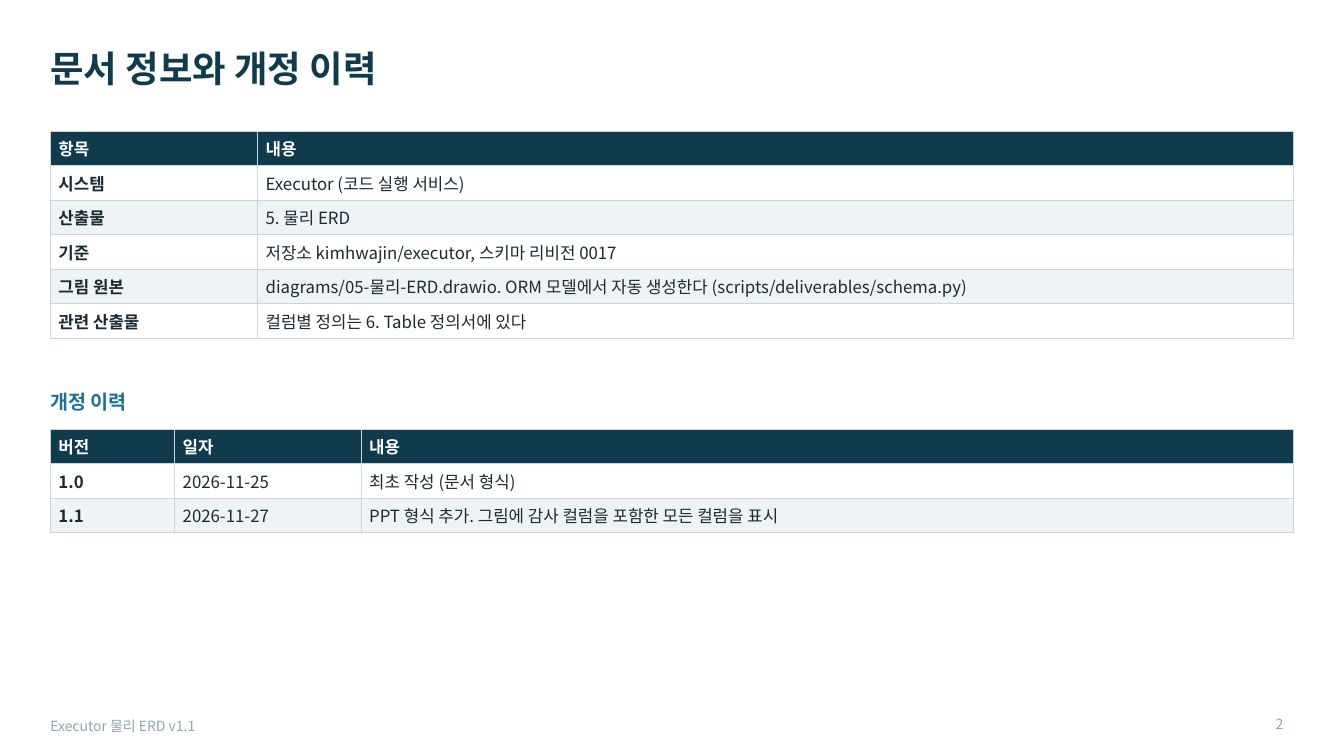
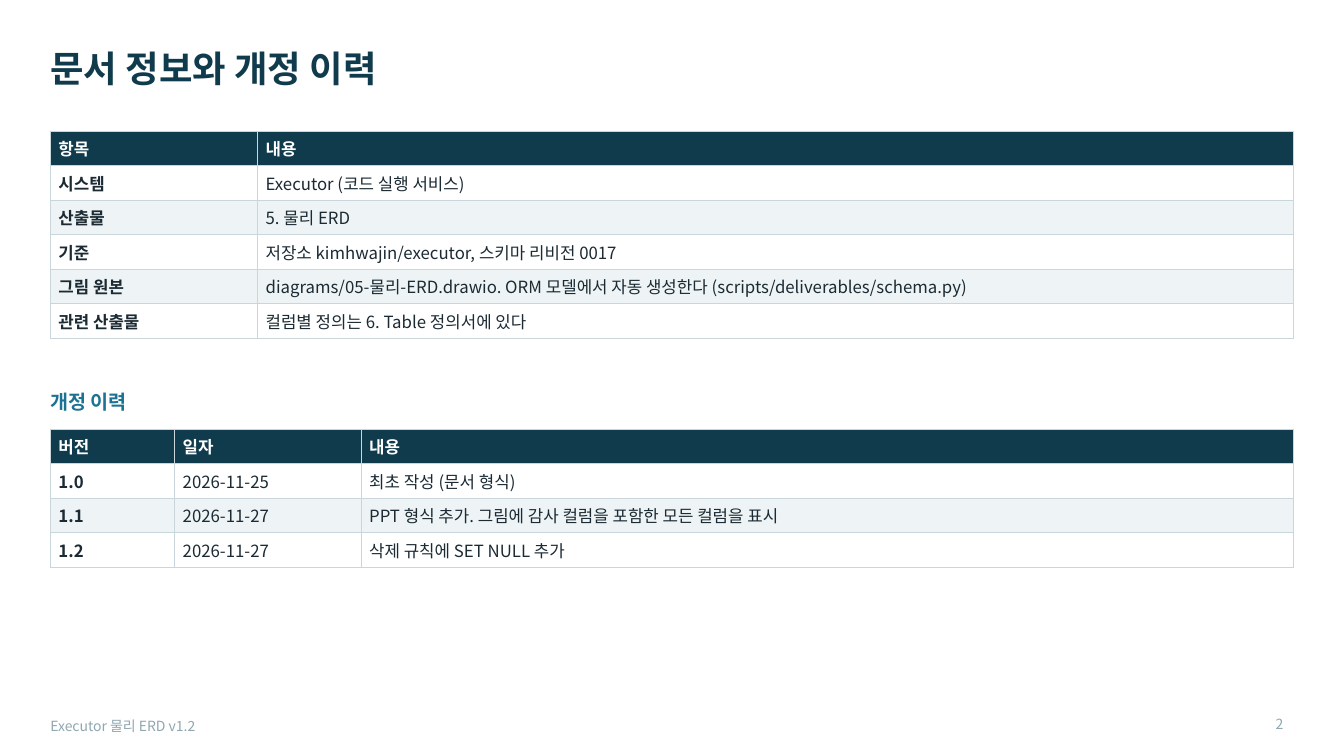
Before and after one commit to KimHwaJin/executor, a slide deck: slide 2 of docs/deliverables/05-물리-ERD.pptx. Drawn at 1344x756 pixels with LibreOffice and Linux fonts; fonts in the diff are those of the drawing. Boxes give left, top, right and bottom in pixels: in the first picture for what was removed or moved away, otherwise in the second. Text is boxed around its words. In the diff, an @@ line names an element or a change of style, - is before the commit and + after.

```diff
--- a/docs/deliverables/05-물리-ERD.pptx
+++ b/docs/deliverables/05-물리-ERD.pptx
@@ table at <box>50,430,1294,563</box> @@
+row 4: 1.2 | 2026-11-27 | 삭제 규칙에 SET NULL 추가
@@ text at <box>50,719,196,732</box>: text changed @@
-Executor 물리 ERD v1.1
+Executor 물리 ERD v1.2
```
Also in this commit, not shown: 17 other slides changed, 5 other files.
